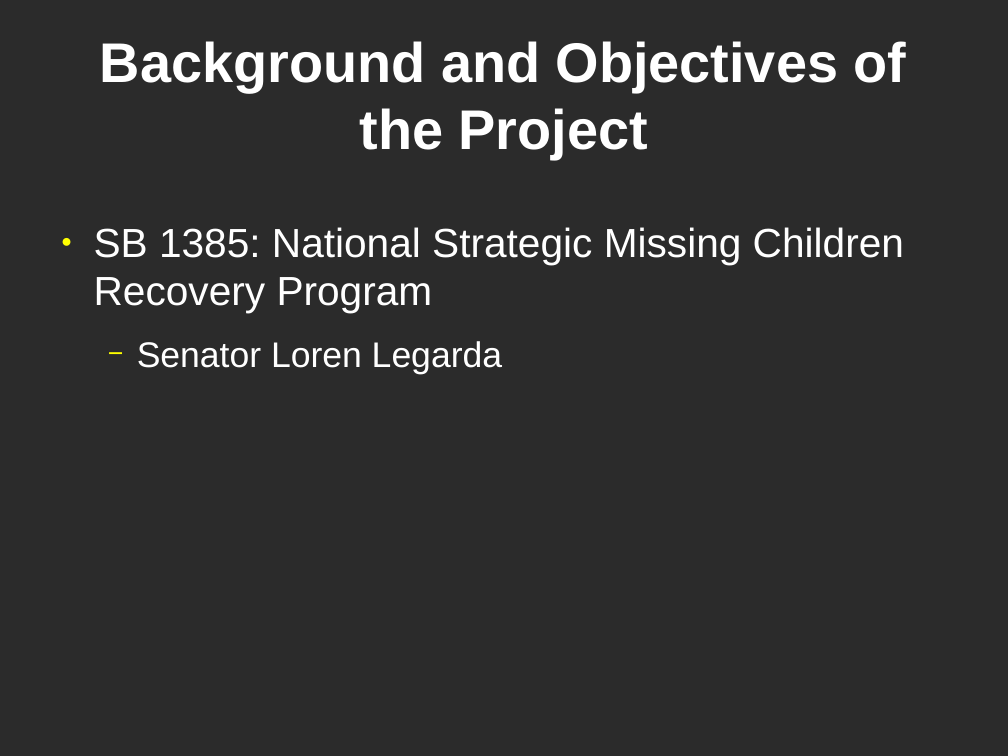
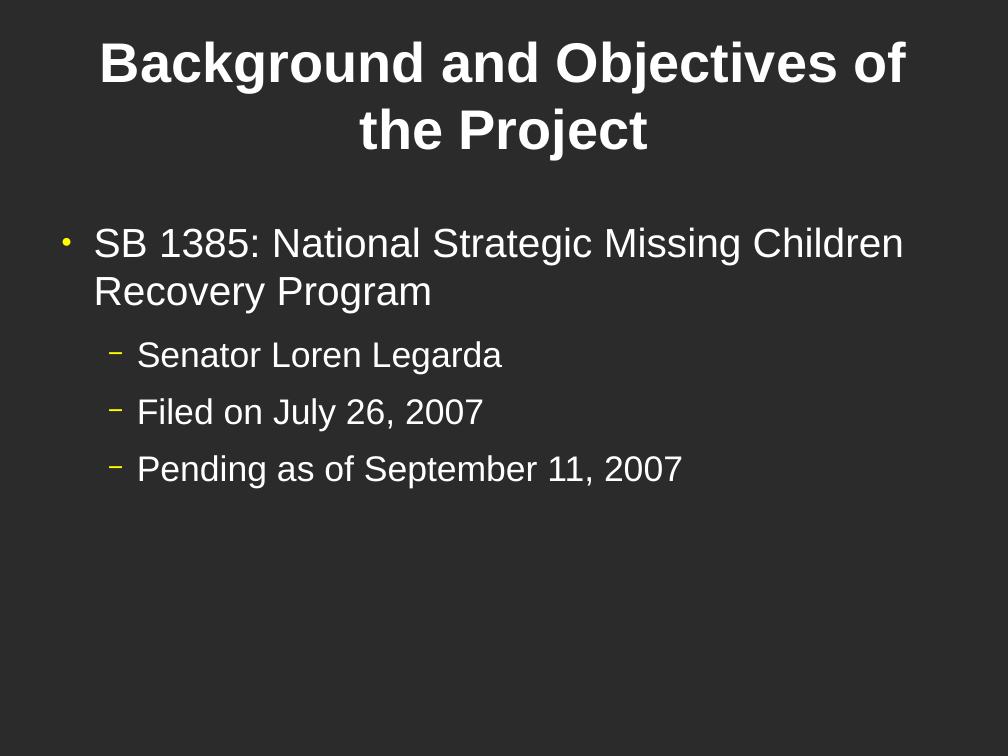
Before and after one commit to rvbabilonia/openmpis, a slide deck: slide 7 of trunk/manuals/IS295B RVBabilonia Presentation v2.0.odp. Drawn at 1008x756 pixels with LibreOffice and Linux fonts; fonts in the diff are those of the drawing; background and template pictures are left out; a plain dark background stands for a picture behind light text. Boxes give left, top, right and bottom in pixels: in the first picture for what was removed or moved away, otherwise in the second. Text is boxed around its words. In the diff, an @@ line names an element or a change of style, - is before the commit and + after.

```diff
--- a/trunk/manuals/IS295B RVBabilonia Presentation v2.0.odp
+++ b/trunk/manuals/IS295B RVBabilonia Presentation v2.0.odp
@@ text at [137,398,683,489]: paragraphs added @@
+  − Filed on July 26, 2007
+  − Pending as of September 11, 2007
```
Also in this commit, not shown: 14 other files.
